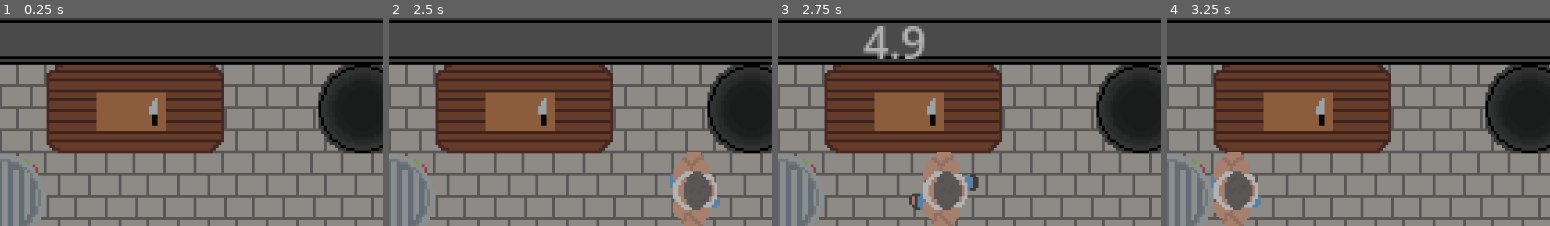
Above: before the commit, frames 1-4 (left to right).
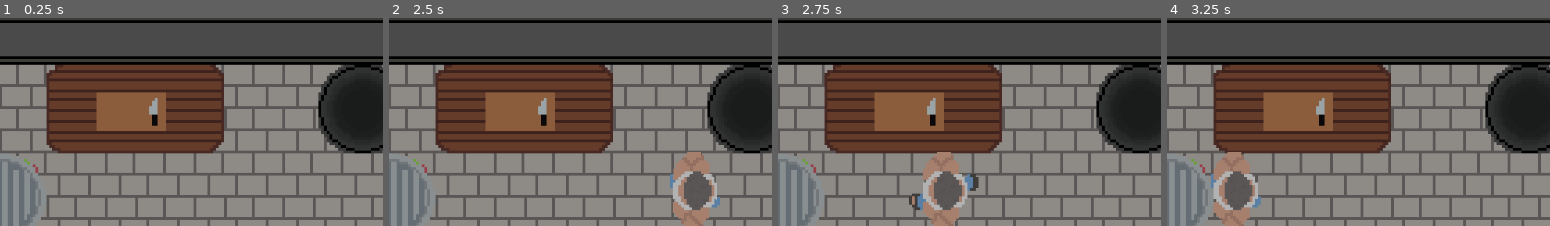
Above: after the commit, the same moments.

Repository: Pel-meshek/drinkUP
Game: Godot game, scene res://scenes/garage.tscn
Two runs of this game, one before a commit and one after it. Both use one fixed random seed, a clock stepped at 60 frames per second and the inputs below.
Inputs:
- Up to frame 1 (0.25 s): no input
- Up to frame 2 (2.5 s): tap Enter at 0.5 s; hold E (interact) 0.53-1.28 s; hold W (up) 0.53-2.03 s; tap F (drop) at 0.6, 1.55, 2.1 s; tap Space at 0.77, 1.52 s; tap E (interact) at 1.35 s; hold A (left) from 2.03 s (still down); hold E (interact) from 2.03 s (still down)
- Up to frame 3 (2.75 s): keep holding A (left); keep holding E (interact)
- Up to frame 4 (3.25 s): keep holding A (left); release E (interact) at 2.78 s; tap E (interact) at 2.85 s; tap Space at 3.02 s; tap F (drop) at 3.05 s
The pictures show only the part of the screen within x 13-63%, y 2-52%; the shares and areas given below are measured in that part.

Frames 1-2 are identical in both runs. In frame 3, 1.2% of the frame differs, in the area x 22-39%, y 3-20%; in frame 4, nothing differs.

Commit message:
full build varki

Diff:
--- a/scenes/garage.tscn
+++ b/scenes/garage.tscn
@@ -453,8 +453,82 @@
 "speed": 1.75
 }]
 
+[sub_resource type="SpriteFrames" id="SpriteFrames_flowt"]
+animations = [{
+"frames": [{
+"duration": 1.0,
+"texture": ExtResource("28_4qywv")
+}, {
+"duration": 1.0,
+"texture": ExtResource("29_kr3w1")
+}, {
+"duration": 1.0,
+"texture": ExtResource("30_rjp78")
+}, {
+"duration": 1.0,
+"texture": ExtResource("31_flowt")
+}, {
+"duration": 1.0,
+"texture": ExtResource("32_fma1v")
+}, {
+"duration": 1.0,
+"texture": ExtResource("33_34iyq")
+}, {
+"duration": 1.0,
+"texture": ExtResource("34_a3l7v")
+}, {
+"duration": 1.0,
+"texture": ExtResource("35_5huaa")
+}, {
+"duration": 1.0,
+"texture": ExtResource("36_ayv3f")
+}, {
+"duration": 1.0,
+"texture": ExtResource("37_j55nb")
+}, {
+"duration": 1.0,
+"texture": ExtResource("38_mpx25")
+}, {
+"duration": 1.0,
+"texture": ExtResource("39_h1gvh")
+}, {
+"duration": 1.0,
+"texture": ExtResource("40_hxkuf")
+}, {
+"duration": 1.0,
+"texture": ExtResource("41_8i6x6")
+}, {
+"duration": 1.0,
+"texture": ExtResource("42_86cw0")
+}, {
+"duration": 1.0,
+"texture": ExtResource("43_8pcvq")
+}, {
+"duration": 1.0,
+"texture": ExtResource("44_7dtcs")
+}, {
+"duration": 1.0,
+"texture": ExtResource("45_cbnv3")
+}, {
+"duration": 1.0,
+"texture": ExtResource("46_dco2s")
+}, {
+"duration": 1.0,
+"texture": ExtResource("47_fm51g")
+}, {
+"duration": 1.0,
+"texture": ExtResource("48_sebuw")
+}, {
+"duration": 1.0,
+"texture": ExtResource("49_rfe51")
+}],
+"loop": false,
+"name": &"default",
+"speed": 4.2
+}]
+
 [sub_resource type="RectangleShape2D" id="RectangleShape2D_p2t0x"]
-size = Vector2(70, 39)
+size = Vector2(70, 46.5)
 
 [sub_resource type="SpriteFrames" id="SpriteFrames_m472b"]
 animations = [{
@@ -666,10 +740,14 @@
 offset_right = 118.0
 offset_bottom = 35.0
 
+[node name="AnimatedSprite2D" type="AnimatedSprite2D" parent="varka/stol/StolTimerLabel" unique_id=1726462032]
+position = Vector2(19, 4)
+sprite_frames = SubResource("SpriteFrames_flowt")
+
 [node name="Area2D" type="Area2D" parent="varka/stol" unique_id=1333890588]
 
 [node name="CollisionShape2D" type="CollisionShape2D" parent="varka/stol/Area2D" unique_id=691416102]
-position = Vector2(96, 49.5)
+position = Vector2(98, 53.75)
 shape = SubResource("RectangleShape2D_p2t0x")
 
 [node name="AudioStreamPlayer2D" type="AudioStreamPlayer2D" parent="varka/stol" unique_id=467442318]
--- a/scripts/kotel.gd
+++ b/scripts/kotel.gd
@@ -34,7 +34,7 @@
 
 	match current_state:
 		State.EMPTY:
-			if held_item == "pilsner" or held_item == "munhen" or held_item == "caramel":
+			if held_item == "pilsner rez" or held_item == "munhen rez" or held_item == "caramel rez":
 				current_state = State.HAS_MALT
 				Global.drop_item()
 				update_visuals()
--- a/scripts/stol.gd
+++ b/scripts/stol.gd
@@ -1,37 +1,63 @@
 extends StaticBody2D
 
-@onready var timer_label = $StolTimerLabel
-var is_active = false
-var progress = 0.0
-const TIME = 5.0
-var is_playing_sound = false
+# Настройки
+@export var cut_time: float = 5.0
 
-# Called when the node enters the scene tree for the first time.
-func _ready() -> void:
-	timer_label.visible = false
+# Узлы
+@onready var progress_bar = $StolTimerLabel/AnimatedSprite2D # Добавьте ProgressBar как дочерний узел
+@onready var audio = $AudioStreamPlayer2D # Звук нарезки (опционально)
+
+# Состояние
+var is_active: bool = false
+var cut_progress: float = 0.0
+var is_cutting: bool = false
+
+func _ready():
+	$StolTimerLabel.visible = false
+
+func _physics_process(delta):
+	if not is_active:
+		reset_process()
+		return
+
+	# Проверка: в руках Солод?
+	var held_item = Global.held_item
+	if held_item != "caramel" and held_item != "pilsner" and held_item != "munhen":
+		reset_process()
+		return
+
+	# Логика удержания E
+	if Input.is_action_pressed("interact"):
+		if not is_cutting:
+			is_cutting = true
+			audio.play() # Запуск звука
+
+		cut_progress += delta
+		$StolTimerLabel.visible = true
+		$StolTimerLabel/AnimatedSprite2D.play("default")
+
+		# Завершение нарезки
+		if cut_progress >= cut_time:
+			finish_cutting(held_item)
+	else:
+		# Кнопка отпущена — сброс
+		reset_process()
+
+func finish_cutting(item):
+	Global.drop_item() # Убираем целый солод
+	Global.take_item(item + " rez") # Даем разрезанный
+
+	reset_process()
+	print("Солод нарезан!")
+
+func reset_process():
+	is_cutting = false
+	cut_progress = 0.0
+	$StolTimerLabel.visible = false
+	if audio:
+		audio.stop()
 
 
-# Called every frame. 'delta' is the elapsed time since the previous frame.
-func _process(delta: float) -> void:
-	if not is_active or not Input.is_action_pressed("interact"):
-		progress = 0.0
-		timer_label.visible = false
-		if is_playing_sound:
-			$AudioStreamPlayer2D.stop()
-			is_playing_sound = false
-		return
-	if not is_playing_sound:
-		$AudioStreamPlayer2D.play()
-		is_playing_sound = true
-	progress += delta
-	timer_label.visible = true
-	timer_label.text = "%.1f" % (TIME - progress)
-
-	if progress >= TIME:
-		$AudioStreamPlayer2D.stop()
-		is_playing_sound = false
-		timer_label.visible = false
-		progress = 0.0
 
 func _on_area_2d_body_entered(body: Node2D) -> void:
 	if body.name == "Player":
@@ -41,3 +67,4 @@
 func _on_area_2d_body_exited(body: Node2D) -> void:
 	if body.name == "Player":
 		is_active = false
+		reset_process()
